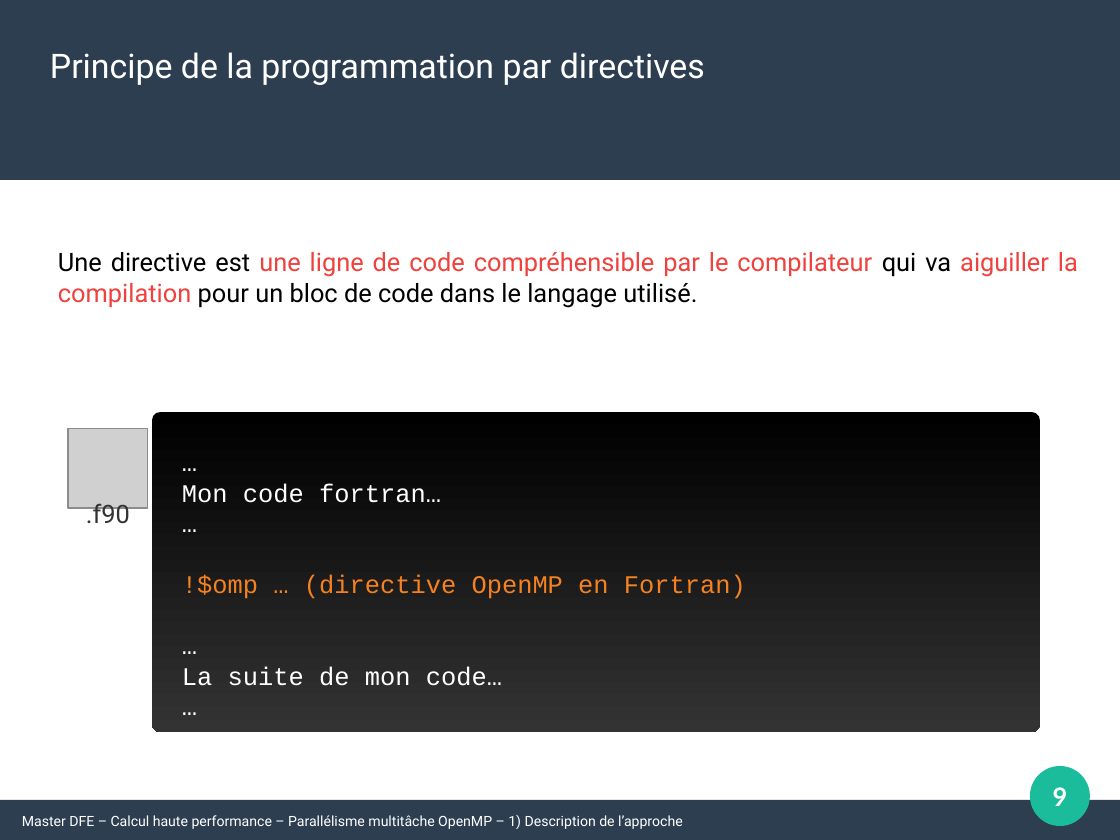
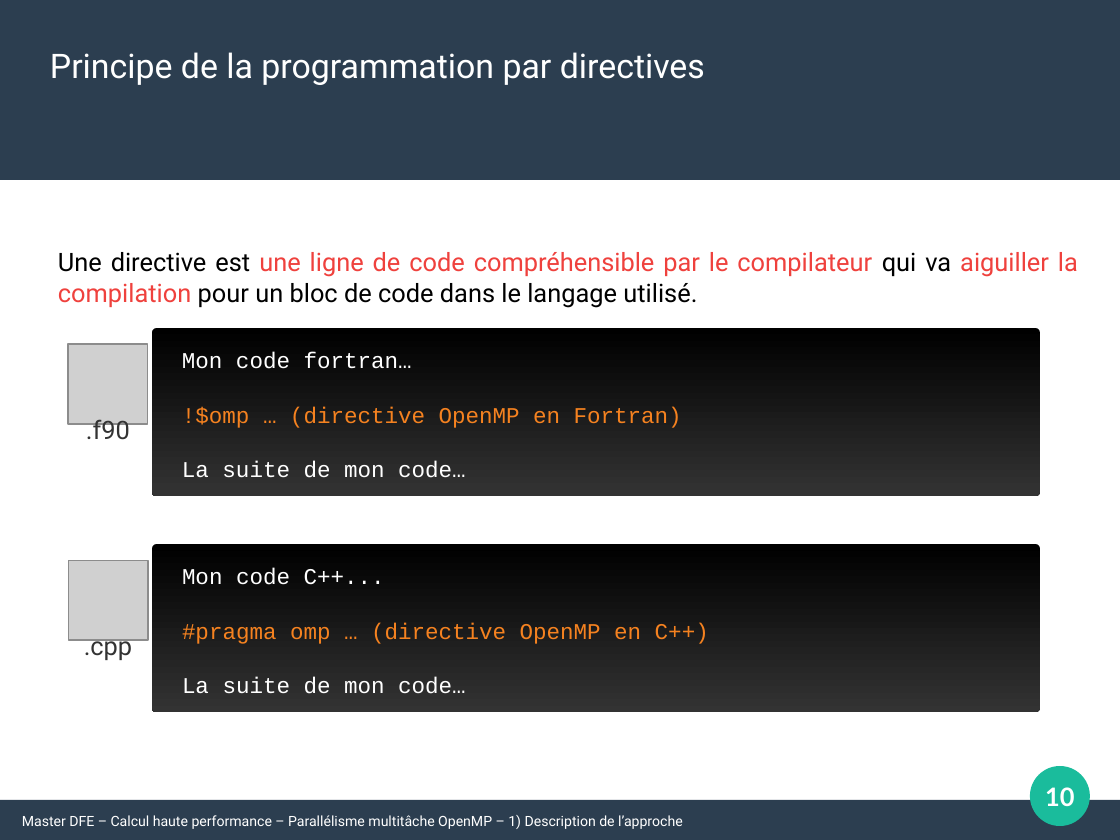
Before and after one commit to Maison-de-la-Simulation/HPC-DFE-Paris-Saclay, a slide deck: slide 10 of support/OpenMP.odp (slide 9 before the commit). Drawn at 1120x840 pixels with LibreOffice and Linux fonts; fonts in the diff are those of the drawing; grey boxes stand for pictures. Boxes give left, top, right and bottom in pixels: in the first picture for what was removed or moved away, otherwise in the second. Text is boxed around its words. In the diff, an @@ line names an element or a change of style, - is before the commit and + after.

Commit message:
Update openMP courses

```diff
--- a/support/OpenMP.odp
+++ b/support/OpenMP.odp
@@ rounded rectangle added at (152, 328, 1041, 496), fill gradient #000000 to #333333 @@
@@ picture: place and size @@
-picture at (68, 428, 148, 508)
+picture at (68, 345, 148, 425)
@@ text at (182, 352, 682, 478): paragraph removed @@
-…
@@ text at (182, 352, 682, 478): paragraph removed @@
-…
@@ text at (182, 352, 682, 478): paragraph removed @@
-…
@@ text at (182, 352, 682, 478): paragraph removed @@
-…
@@ text "Mon code fortran…": place and size @@
-text "Mon code fortran…" at (182, 483, 746, 686)
+text "Mon code fortran…" at (182, 352, 682, 478)
@@ text "Mon code fortran…" at (182, 352, 682, 478): size 18 to 16 pt @@
@@ text ".f90": place and size @@
-text ".f90" at (86, 503, 130, 523)
+text ".f90" at (86, 419, 130, 439)
@@ picture added at (68, 560, 148, 640) @@
@@ rounded rectangle: place and size @@
-rounded rectangle at (152, 413, 1041, 733)
+rounded rectangle at (152, 544, 1041, 711)
@@ text added at (182, 568, 709, 694), 16 pt, text #F58220 @@
+Mon code C++...
+#pragma omp … (directive OpenMP en C++)
+La suite de mon code…
@@ text added at (84, 639, 132, 661), 18 pt, text #333333 @@
+.cpp
@@ page number at (1045, 787, 1074, 806): text changed @@
-9
+10
```
Also in this commit, not shown: 19 other slides changed, 22 slides added, 7 other files.
